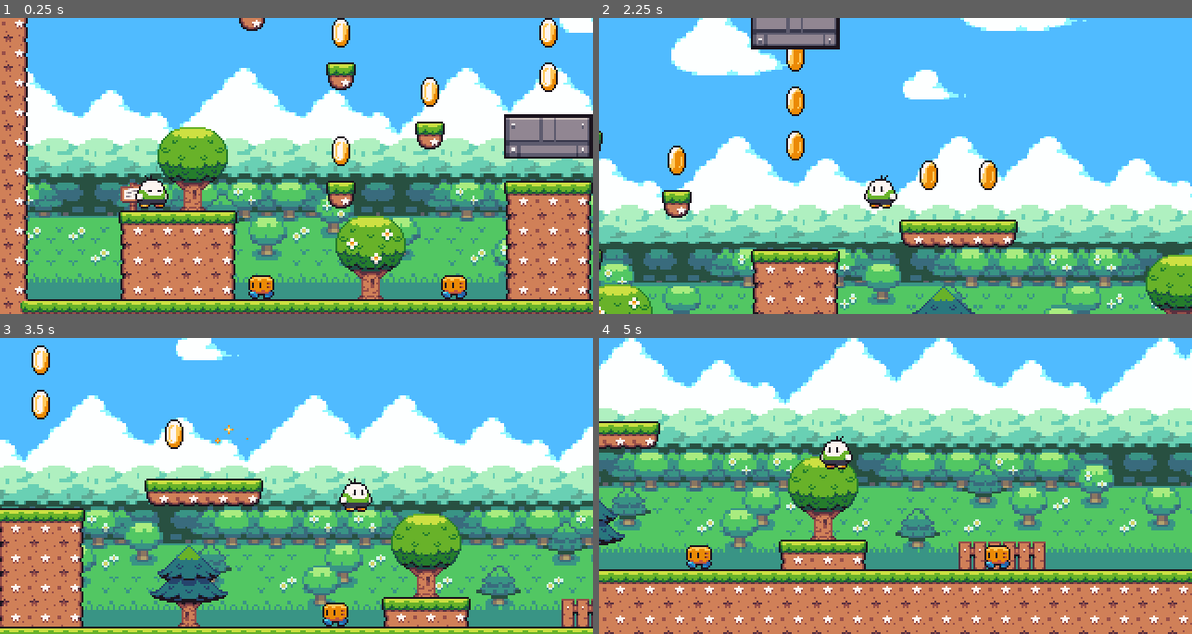
Above: before the commit, frames 1-4 (two rows, left to right).
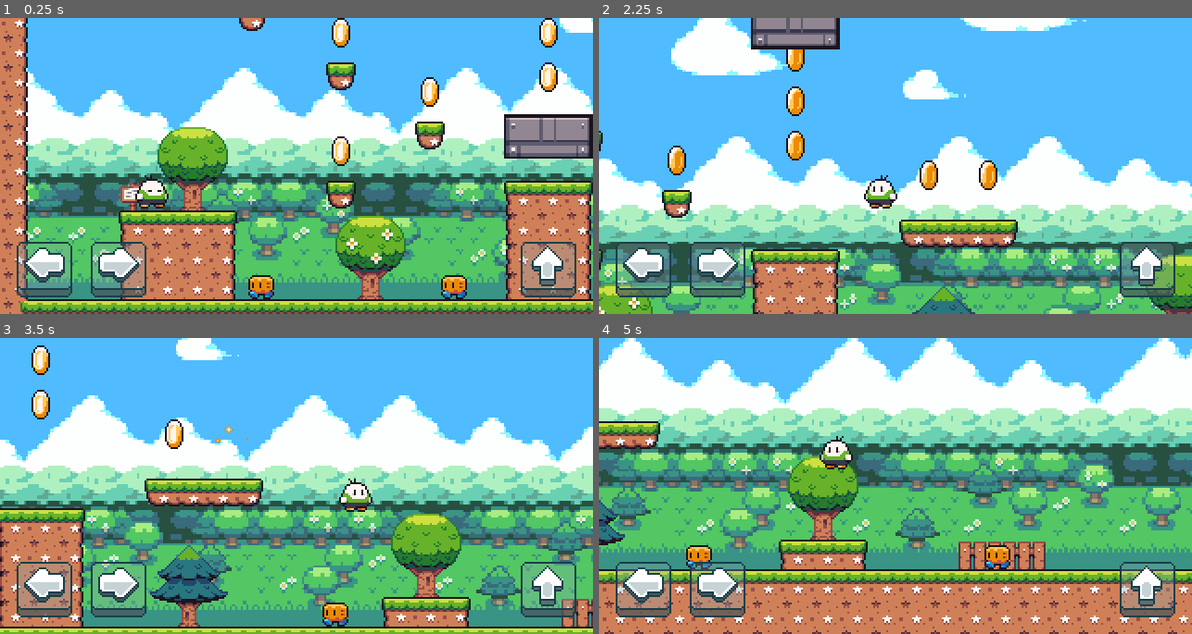
Above: after the commit, the same moments.

Repository: tumatihub/plataforma_2d_clecio
Game: Godot game, scene res://levels/world_01.tscn
Two runs of this game, one before a commit and one after it. Both use one fixed random seed, a clock stepped at 60 frames per second and the inputs below. The project has no main scene, so this scene is started directly.
Inputs:
- Up to frame 1 (0.25 s): no input
- Up to frame 2 (2.25 s): tap Enter (ui_accept) at 0.5, 0.6, 0.77, 1.07, 1.35, 1.52, 1.82, 2.1 s; hold Right (ui_right) 0.53-2.03 s; hold Left (ui_left) from 2.03 s (still down)
- Up to frame 3 (3.5 s): release Left (ui_left) at 2.78 s; hold Right (ui_right) from 2.78 s (still down); tap Enter (ui_accept) at 2.85, 3.02, 3.32 s
- Up to frame 4 (5 s): tap Enter (ui_accept) at 3.6, 3.77, 4.07, 4.35, 4.52, 4.82 s; release Right (ui_right) at 4.28 s; hold Left (ui_left) from 4.28 s (still down)

The runs differ from the first frame. In frame 1, 4.6% of the frame differs, in the area x 2-98%, y 75-95%; in frame 2, 4.5%; in frame 3, 3.8%; in frame 4, 5.2%.

Commit message:
Ep11 - Controles Mobile na GODOT 4.0

Diff:
--- a/levels/world_01.tscn
+++ b/levels/world_01.tscn
@@ -13,6 +13,12 @@
 [ext_resource type="Texture2D" uid="uid://b6a6tm236g1c8" path="res://assets/Seasonal Tilesets/1 - Grassland/Background parts/1 - Foreground_scenery.png" id="8_exsl1"]
 [ext_resource type="PackedScene" uid="uid://diogy668glx1o" path="res://prefabs/moving_platform.tscn" id="10_t071n"]
 [ext_resource type="PackedScene" uid="uid://bvj4qmvfi43r4" path="res://actors/enemy.tscn" id="12_irxdo"]
+[ext_resource type="Texture2D" uid="uid://cxmm2o8n8eoym" path="res://assets/extras/ui_buttons_arrow_left_NORMAL.png" id="14_bq4ch"]
+[ext_resource type="Texture2D" uid="uid://ckk8it6j1rdaw" path="res://assets/extras/ui_buttons_arrow_left_PRESSED.png" id="15_mu7ji"]
+[ext_resource type="Texture2D" uid="uid://nqi4o1j1bpkr" path="res://assets/extras/ui_buttons_arrow_right_NORMAL.png" id="16_0ekeg"]
+[ext_resource type="Texture2D" uid="uid://d1ijilhntch2j" path="res://assets/extras/ui_buttons_arrow_right_PRESSED.png" id="17_ntmpv"]
+[ext_resource type="Texture2D" uid="uid://cuvrujccs22c3" path="res://assets/extras/ui_buttons_arrow_up_NORMAL.png" id="18_0djt5"]
+[ext_resource type="Texture2D" uid="uid://b3bpocrnlqh2o" path="res://assets/extras/ui_buttons_arrow_up_PRESSED.png" id="19_cdcvs"]
 
 [sub_resource type="TileMapPattern" id="TileMapPattern_rakmt"]
 tile_data = PackedInt32Array(0, 589824, 3, 1, 655360, 3, 2, 655360, 3, 3, 851968, 3)
@@ -395,3 +401,23 @@
 
 [node name="enemy4" parent="enemies" instance=ExtResource("12_irxdo")]
 position = Vector2(656, 232)
+
+[node name="controls" type="CanvasLayer" parent="."]
+
+[node name="ui_left" type="TouchScreenButton" parent="controls"]
+position = Vector2(8, 120)
+texture_normal = ExtResource("14_bq4ch")
+texture_pressed = ExtResource("15_mu7ji")
+action = "ui_left"
+
+[node name="ui_right" type="TouchScreenButton" parent="controls"]
+position = Vector2(48, 120)
+texture_normal = ExtResource("16_0ekeg")
+texture_pressed = ExtResource("17_ntmpv")
+action = "ui_right"
+
+[node name="ui_jump" type="TouchScreenButton" parent="controls"]
+position = Vector2(280, 120)
+texture_normal = ExtResource("18_0djt5")
+texture_pressed = ExtResource("19_cdcvs")
+action = "ui_accept"
--- a/project.godot
+++ b/project.godot
@@ -22,6 +22,10 @@
 window/stretch/scale=2.0
 window/vsync/vsync_mode=0
 
+[input_devices]
+
+pointing/emulate_touch_from_mouse=true
+
 [layer_names]
 
 2d_physics/layer_1="player"
Binary file added: assets/extras/ui_buttons_arrow_left_NORMAL.png
Not shown, added: assets/extras/ui_buttons_arrow_left_NORMAL.png.import
Binary file added: assets/extras/ui_buttons_arrow_left_PRESSED.png
Not shown, added: assets/extras/ui_buttons_arrow_left_PRESSED.png.import
Binary file added: assets/extras/ui_buttons_arrow_right_NORMAL.png
Not shown, added: assets/extras/ui_buttons_arrow_right_NORMAL.png.import
Binary file added: assets/extras/ui_buttons_arrow_right_PRESSED.png
Not shown, added: assets/extras/ui_buttons_arrow_right_PRESSED.png.import
Binary file added: assets/extras/ui_buttons_arrow_up_NORMAL.png
Not shown, added: assets/extras/ui_buttons_arrow_up_NORMAL.png.import
Binary file added: assets/extras/ui_buttons_arrow_up_PRESSED.png
Not shown, added: assets/extras/ui_buttons_arrow_up_PRESSED.png.import
(and 1 more such lines)
